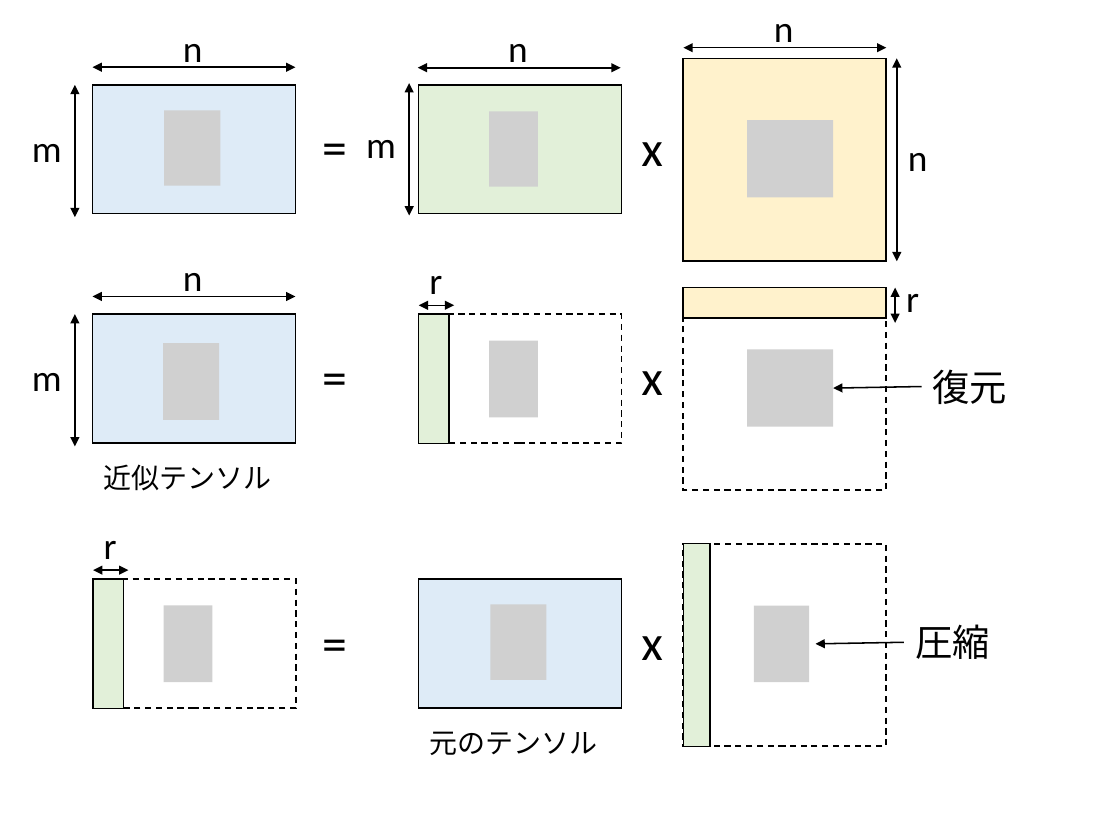
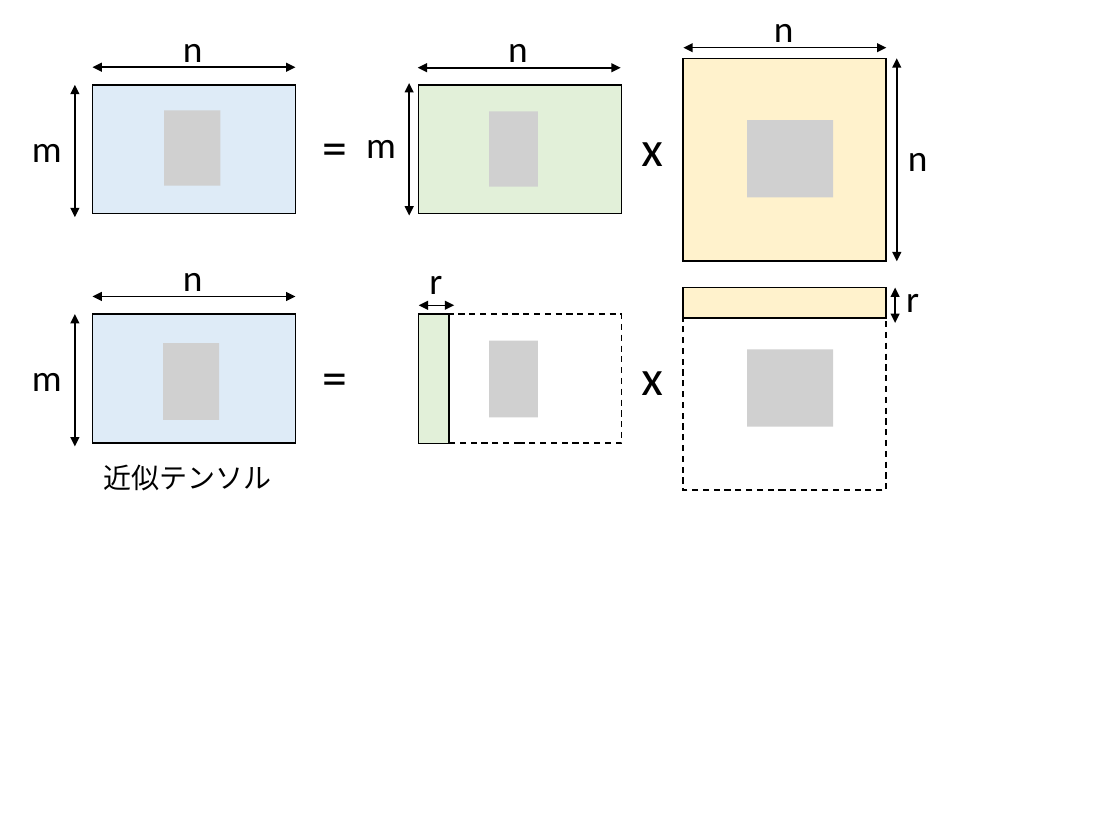
Before and after one commit to kaityo256/qiita, a slide deck: slide 11 of daimyo_tucker/fig.pptx (slide 6 before the commit). Drawn at 1120x840 pixels with LibreOffice and Linux fonts; fonts in the diff are those of the drawing; grey boxes stand for pictures. Boxes give left, top, right and bottom in pixels: in the first picture for what was removed or moved away, otherwise in the second. Text is boxed around its words. In the diff, an @@ line names an element or a change of style, - is before the commit and + after.

```diff
--- a/daimyo_tucker/fig.pptx
+++ b/daimyo_tucker/fig.pptx
@@ arrow removed from (922, 386) to (833, 389) @@
@@ text removed at (933,369,1008,404) @@
-復元
@@ text removed at (104,541,117,559) @@
-r
@@ rectangle removed at (683,544,886,747) @@
@@ rectangle removed at (683,543,710,746) @@
@@ rectangle removed at (93,579,296,708) @@
@@ rectangle removed at (93,579,123,708) @@
@@ double arrow removed from (93, 570) to (129, 570) @@
@@ rectangle removed at (419,579,622,708) @@
@@ picture removed at (164,606,213,683) @@
@@ text removed at (311,606,360,678) @@
-=
@@ picture removed at (491,605,547,680) @@
@@ picture removed at (754,606,809,683) @@
@@ text removed at (915,624,990,659) @@
-圧縮
@@ text removed at (641,636,663,660) @@
-x
@@ arrow removed from (904, 642) to (815, 644) @@
@@ text removed at (430,731,598,755) @@
-元のテンソル
```
Also in this commit, not shown: 3 other slides changed, 6 slides added, 13 other files.
